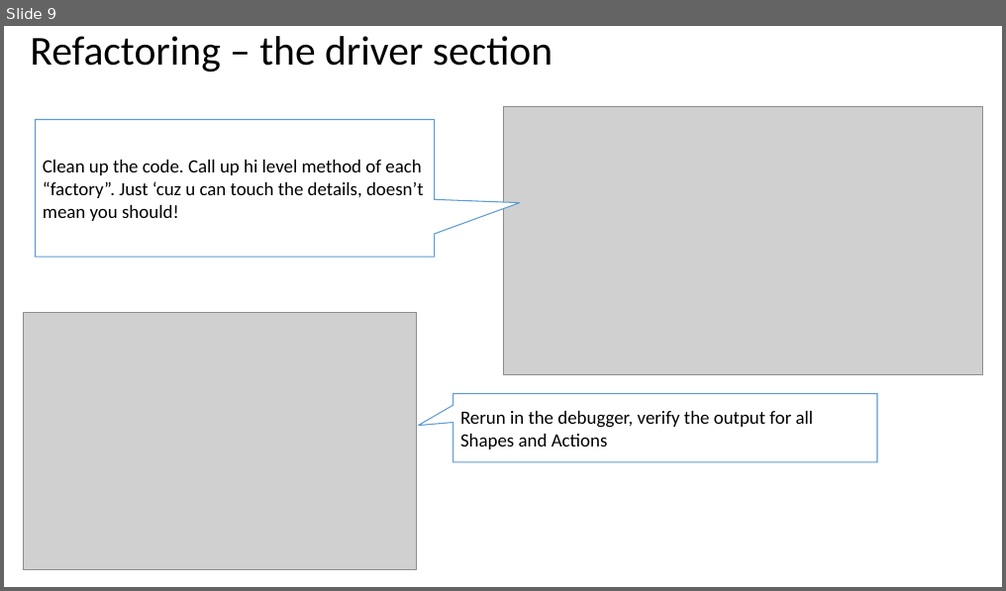
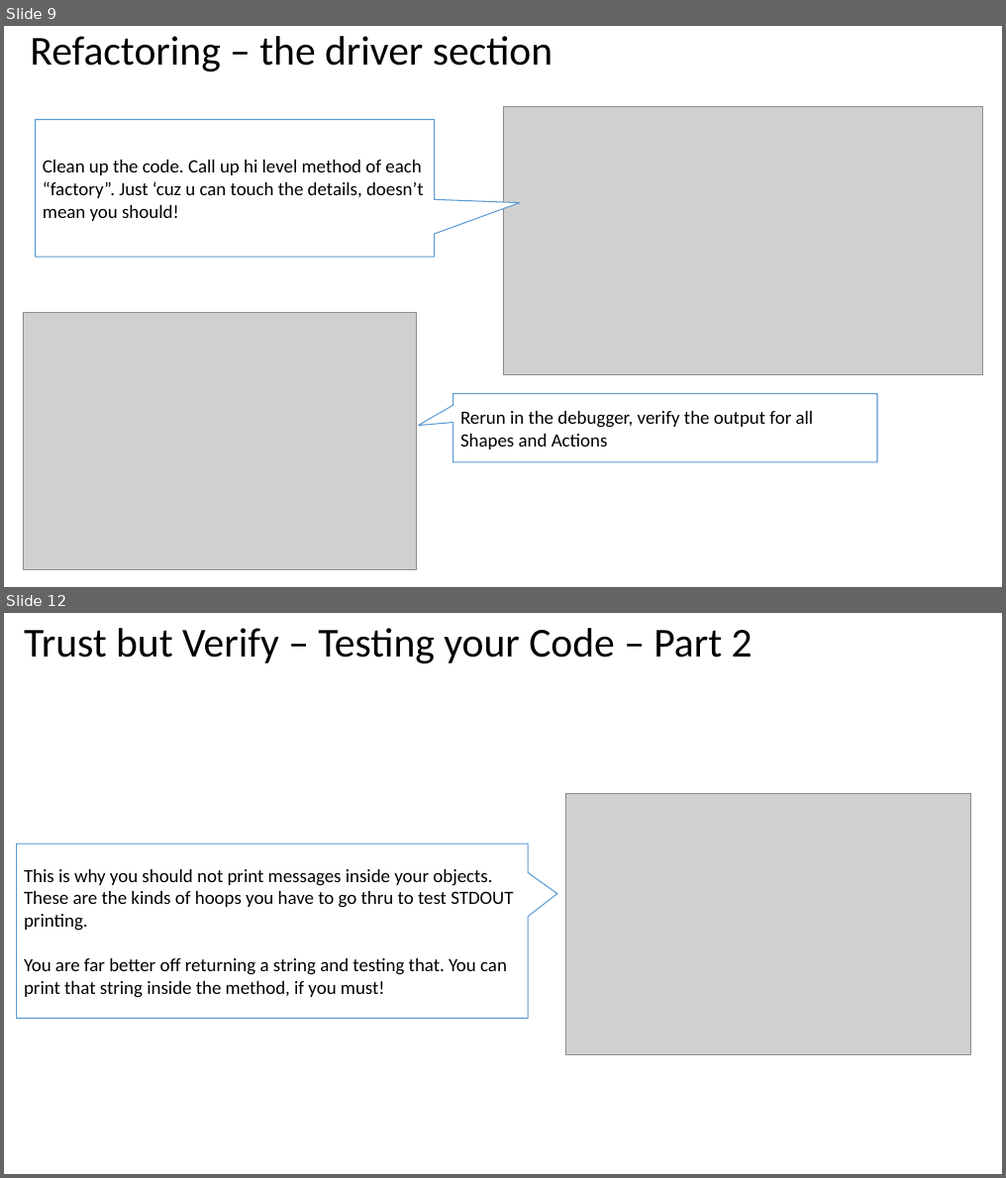
Before and after one commit to janman27929/OOP_perl, a slide deck: Factory/Factory.pptx. Shown one above the other, each under a label of ours: slide 9 before the commit, slides 9 and 12 after it; the slides between them are not shown. The pictures are 1006x591 and 1006x1178 pixels, drawn with LibreOffice and Linux fonts; fonts in the diff are those of the drawing; grey boxes stand for pictures. Boxes give left, top, right and bottom in pixels: in the first picture for what was removed or moved away, otherwise in the second. Text is boxed around its words. In the diff, an @@ line names an element or a change of style, - is before the commit and + after.

```diff
--- a/Factory/Factory.pptx
+++ b/Factory/Factory.pptx
@@ slide 12 added at bbox=[4, 613, 1002, 1174], background #FFFFFF @@
@@ title added at bbox=[24, 628, 752, 663], 39.6 pt, text #000000 @@
+Trust but Verify – Testing your Code – Part 2
@@ picture added at bbox=[565, 794, 971, 1056] @@
@@ speech box added at bbox=[17, 844, 528, 1018], fill #FFFFFF, outline #5B9BD5 1 pt, 18 pt, text #000000 @@
+This is why you should not print messages inside your objects. These are the kinds of hoops you have to go thru to test STDOUT printing.
+You are far better off returning a string and testing that. You can print that string inside the method, if you must!
```
Also in this commit, not shown: 3 slides changed, 2 other slides added.
